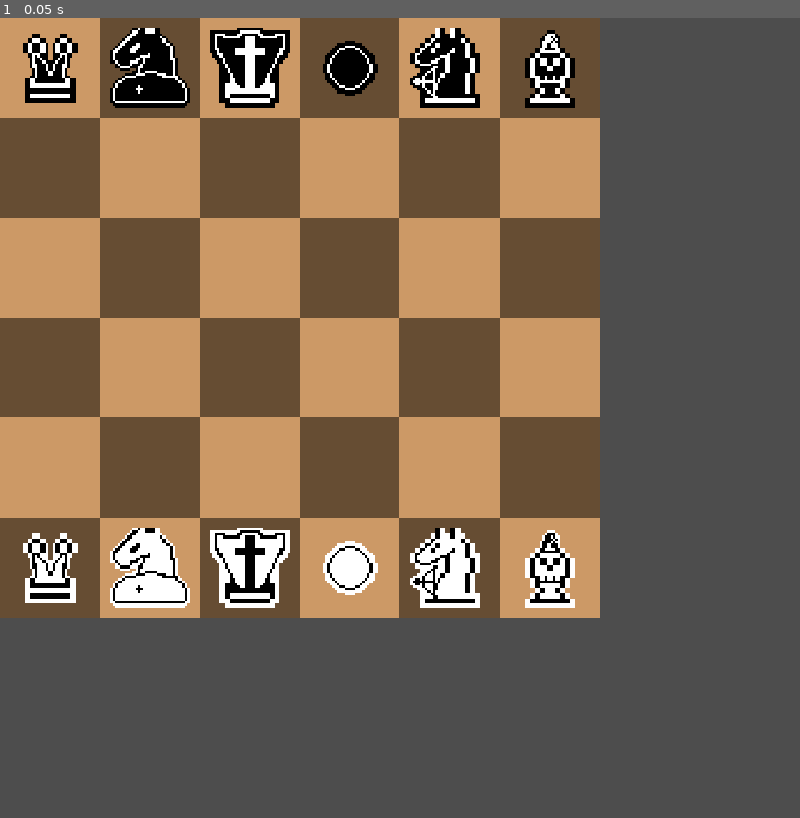
Above: before the commit, frame 1.
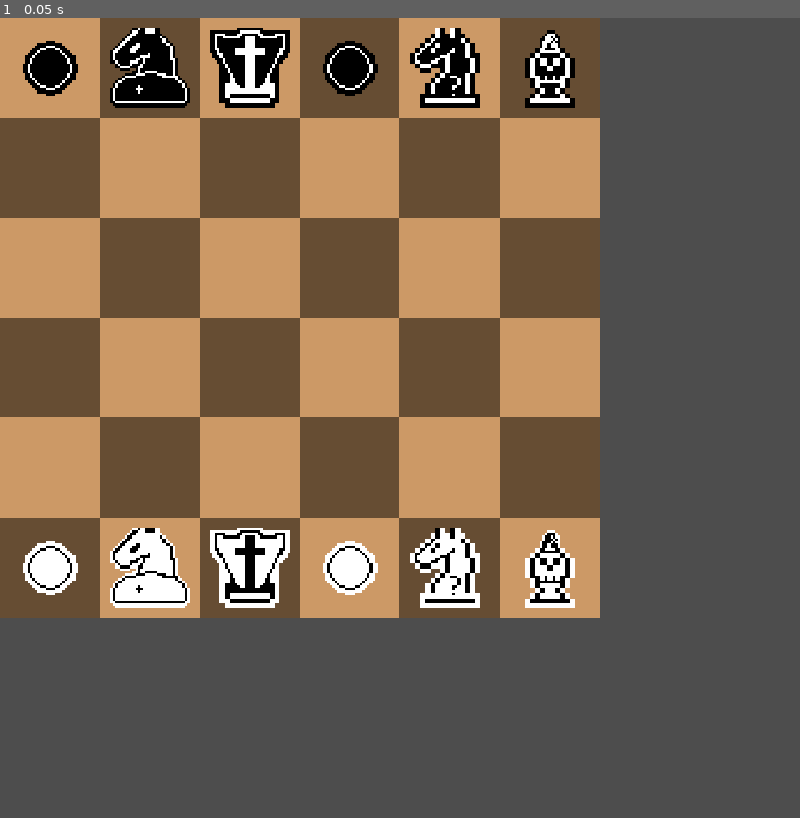
Above: after the commit, the same moment.

Repository: Wyadox/TurnBasedLite
Game: Godot game, scene res://scenes/game.tscn
Same seed, same stepped clock (60 frames per second), same inputs: the game is played once before the commit and once after it.
Inputs:
- Up to frame 1 (0.05 s): no input

The runs differ from the first frame. In frame 1, 0.9% of the frame differs, in the area x 2-58%, y 2-74%.

Commit message:
checker working w/shield king included

Diff:
--- a/chess-game/scripts/game.gd
+++ b/chess-game/scripts/game.gd
@@ -80,10 +80,23 @@
 	var to_move = get_pos_under_mouse()
 	var piece_around
 	var checker_captured = false
+	var jumped
+	var jumped_piece_location
 	if valid_move(selected_piece.board_position, to_move) :
 		# For valid move:
 		# - if target has piece, then replace it
 		var dest_piece = board.get_piece(to_move)
+				#If piece is checker, delete the jumped piece
+		if selected_piece.piece_type == Globals.PIECE_TYPES.CHECKER:
+			jumped_piece_location = selected_piece.checker_capture_pos()
+			if selected_piece.checker_capture_pos() != []:
+			#	print("the current capture value is: ")
+			#	print(jumped_piece_location)
+				jumped = board.get_piece(Vector2(jumped_piece_location[0]))
+				dest_piece = jumped
+				#board.delete_piece(jumped)
+				checker_captured = true
+
 		# Delete only if the target piece is of different color
 		if dest_piece != null and dest_piece.color != selected_piece.color:
 			# If taken piece is trojan horse, spawn the pawns.
@@ -132,15 +145,7 @@
 		# - change currnet status of active color
 		#status = Globals.COLORS.BLACK if status == Globals.COLORS.WHITE else Globals.COLORS.WHITE
 
-		#If piece is checker, delete the jumped piece
-		if selected_piece.piece_type == Globals.PIECE_TYPES.CHECKER:
-			var jumped_piece_location = selected_piece.checker_capture_pos()
-			if selected_piece.checker_capture_pos() != []:
-			#	print("the current capture value is: ")
-			#	print(jumped_piece_location)
-				var jumped = board.get_piece(Vector2(jumped_piece_location[0]))
-				board.delete_piece(jumped)
-				checker_captured = true
+
 
 		#If piece is not checker, end the turn
 		#if selected_piece.piece_type != Globals.PIECE_TYPES.CHECKER:
@@ -173,6 +178,10 @@
 	if src_piece.piece_type != Globals.PIECE_TYPES.EXPLODING_BISHOP && shield_king != null:
 		for position in shield_king.shield_king_protect_positions():
 			#print(position)
+			if src_piece.piece_type == Globals.PIECE_TYPES.CHECKER:
+				for checker_pos in src_piece.checker_capture_pos():
+					if board_copy.get_piece(checker_pos) != null && position == checker_pos:
+						return false
 			if board_copy.get_piece(position) != null && position == to_pos:
 				return false
 
--- a/chess-game/scripts/globals.gd
+++ b/chess-game/scripts/globals.gd
@@ -74,10 +74,10 @@
 }
 
 const INITIAL_PIECE_SET_SINGLE = [
-	[PIECE_TYPES.MITOSIS_PAWN, 0, 0],
+	[PIECE_TYPES.CHECKER, 0, 0],
 	[PIECE_TYPES.STUN_KNIGHT, 1, 0],
 	[PIECE_TYPES.SHIELD_KING, 2, 0],
 	[PIECE_TYPES.CHECKER, 3, 0],
-	[PIECE_TYPES.HORSE_ARCHER, 4, 0],
+	[PIECE_TYPES.TROJAN_HORSE, 4, 0],
 	[PIECE_TYPES.EXPLODING_BISHOP, 5, 0]
 ]
